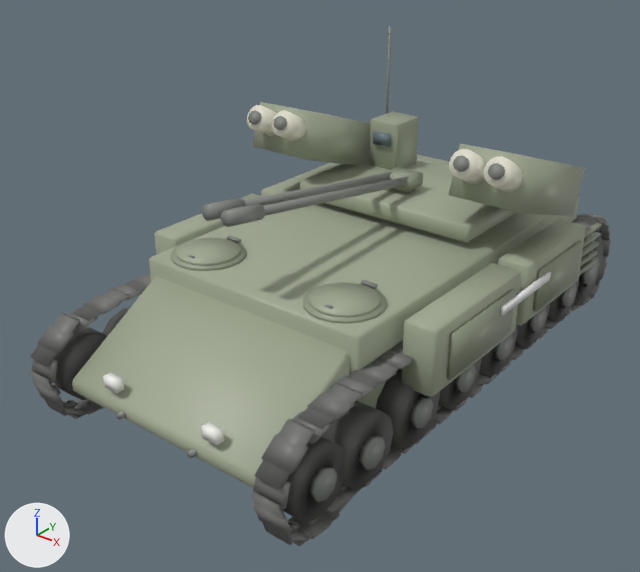
Two versions of the glTF model assets/models/ecc/bmpt.glb, one commit apart.
The view is the same before and after, from a 50 mm lens placed at (1.79, -2.47, 1.74), pointed at (-0.05, -0.17, 0.32). The axes (+X, +Y, +Z) are drawn at lower left. The lights are the same throughout. The first picture is the older version. Where no turn or scale is listed for an object, it has been applied to the vertices. Vertices at exactly the same position are counted once.

The scene before the commit, as lines of its bpy script (objects in view):
```python
me_hull = bpy.data.meshes.new('Hull')
me_hull.from_pydata(...)  # 1476 vertices, 2604 faces; spans x -0.64..0.64, y -1.04..1.07, z 0.0..0.5
me_hull.materials.append(mat_defaultmaterial)
me_tracks = bpy.data.meshes.new('Tracks')
me_tracks.from_pydata(...)  # 1472 vertices, 2208 faces; spans x -0.55..0.55, y -1.08..1.11, z -0.01..0.38
me_tracks.materials.append(mat_defaultmaterial_001)
me_tracksfar = bpy.data.meshes.new('TracksFar')
me_tracksfar.from_pydata(...)  # 368 vertices, 552 faces; spans x -0.55..0.55, y -1.09..1.12, z -0.01..0.38
me_tracksfar.materials.append(mat_defaultmaterial_002)
me_turret = bpy.data.meshes.new('Turret')
me_turret.from_pydata(...)  # 300 vertices, 540 faces; spans x -0.6..0.6, y -0.377..0.27, z 0.005..0.62
me_turret.materials.append(mat_defaultmaterial_004)
ob_hull = bpy.data.objects.new('Hull', me_hull)
ob_hull.location = (0.0, 0.0, 0.0)
ob_tracks = bpy.data.objects.new('Tracks', me_tracks)
ob_tracks.location = (0.0, 0.0, 0.0)
ob_tracksfar = bpy.data.objects.new('TracksFar', me_tracksfar)
ob_tracksfar.location = (0.0, 0.0, 0.0)
ob_turret = bpy.data.objects.new('Turret', me_turret)
ob_turret.location = (0.0, 0.38, 0.5)
# also in view: 'BarrelMesh' at (0.0, -0.2, 0.7)
```
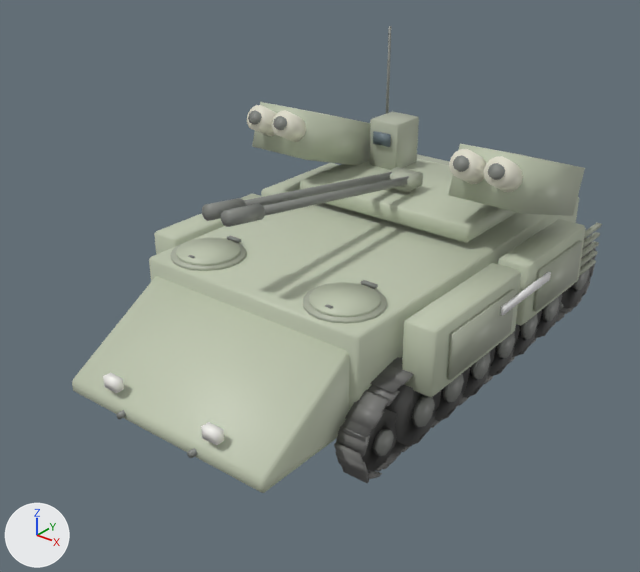
What changed in the scene script:
```text
Change me_hull:
    remove me_hull.from_pydata(...)  # 1476 vertices, 2604 faces; spans x -0.64..0.64, y -1.04..1.07, z 0.0..0.5
    add me_hull.from_pydata(...)  # 1468 vertices, 2588 faces; spans x -0.64..0.64, y -1.04..1.03, z 0.02..0.5
    me_hull part 1: 359 vertices moved from x -0.57..-0.45, y -1.02..1.07, z 0.0..0.34 to x -0.57..-0.45, y -0.7..0.96, z 0.02..0.34; 40 vertices removed from x -0.57..-0.45, y -0.84..0.53, z 0.02..0.27; 36 vertices added at x -0.57..-0.45, y -0.34..0.39, z 0.02..0.27
    me_hull part 2: 275 vertices moved from x 0.45..0.57, y -1.02..1.05, z 0.02..0.32 to x 0.45..0.57, y -0.7..0.94, z 0.02..0.32; 60 vertices removed from x 0.45..0.57, y -0.96..0.95, z 0.02..0.28; 64 vertices added at x 0.45..0.57, y -0.6..0.86, z 0.02..0.27
    me_hull part 3: 766 kept faces spanning x -0.64..0.64, y -1.02..1.0, z 0.11..0.5 get new vertex colours; the middle colour goes from grey #a0a891 to light grey #bec6af
    other edits to the shape of me_hull do not show in these pictures
Change me_tracks:
    remove me_tracks.from_pydata(...)  # 1472 vertices, 2208 faces; spans x -0.55..0.55, y -1.08..1.11, z -0.01..0.38
    add me_tracks.from_pydata(...)  # 1376 vertices, 2064 faces; spans x -0.55..0.55, y -0.72..0.96, z 0.02..0.33
    me_tracks part 4: the loose piece of 8 vertices spanning x 0.45..0.55, y -0.28..-0.19, z 0.02..0.04 is moved by (0.0, -0.05, 0.01)
    me_tracks part 5: the loose piece of 8 vertices spanning x 0.45..0.55, y -0.38..-0.3, z 0.03 is moved by (0.0, 0.23, 0.01)
    me_tracks part 6: the loose piece of 8 vertices spanning x 0.49..0.51, y 0.05..0.09, z 0.04..0.06 is scaled about its middle by (3.85, 1.63, 0.556), then moved by (0.0, -0.01, -0.01)
    me_tracks part 7: the loose piece of 8 vertices spanning x 0.45..0.55, y 0.14..0.23, z 0.02..0.04 is moved by (0.0, 0.05, 0.01)
    me_tracks part 8: the loose piece of 8 vertices spanning x 0.45..0.55, y 0.25..0.33, z 0.03 is scaled about its middle by (0.21, 0.403, 1.52), then moved by (0.0, -0.07, 0.01)
    me_tracks part 9: the loose piece of 8 vertices spanning x 0.45..0.55, y 0.77..0.86, z 0.02..0.03 is moved by (0.0, -0.15, 0.01)
    me_tracks part 10: 122 loose pieces with 976 vertices, spanning x -0.55..0.55, y -1.08..1.11, z -0.01..0.38, are deleted
    me_tracks part 11: 10 vertices moved within x 0.45..0.55, y -0.63..0.48, z 0.03..0.04; 84 vertices removed from x 0.45..0.55, y -0.67..0.65, z 0.02..0.06; 532 vertices added at x 0.45..0.55, y -0.72..0.96, z 0.02..0.33
    other edits to the shape of me_tracks do not show in these pictures
Change me_tracksfar:
    remove me_tracksfar.from_pydata(...)  # 368 vertices, 552 faces; spans x -0.55..0.55, y -1.09..1.12, z -0.01..0.38
    add me_tracksfar.from_pydata(...)  # 352 vertices, 528 faces; spans x -0.55..0.55, y -0.73..0.96, z 0.02..0.34
    me_tracksfar part 12: the loose piece of 8 vertices spanning x 0.46..0.55, y -0.43..-0.25, z 0.03 is scaled about its middle by (1, 0.819, 0.648), then moved by (0.0, -0.2, 0.01)
    me_tracksfar part 13: the loose piece of 8 vertices spanning x 0.46..0.55, y 0.2..0.38, z 0.03 is scaled about its middle by (1, 0.819, 1.5), then moved by (0.0, -0.14, 0.01)
    me_tracksfar part 14: the loose piece of 8 vertices spanning x 0.46..0.55, y 0.62..0.8, z 0.03 is scaled about its middle by (1, 0.822, -0.181), then moved by (0.0, -0.05, 0.01)
    me_tracksfar part 15: the loose piece of 8 vertices spanning x 0.45..0.55, y 1.04..1.12, z 0.02..0.18 is scaled about its middle by (1, 1.91, 0.22), then moved by (0.0, -0.24, -0.06)
    me_tracksfar part 16: the loose piece of 8 vertices spanning x 0.45..0.55, y 1.0..1.12, z 0.23..0.37 is scaled about its middle by (1, -0.217, 1), then moved by (0.0, -0.11, -0.14)
    me_tracksfar part 17: the loose piece of 8 vertices spanning x 0.45..0.55, y 0.78..0.97, z 0.37..0.38 is turned -33.8 degrees about the x axis through its middle and scaled by 0.845, then moved by (0.0, 0.01, -0.07)
    me_tracksfar part 18: the loose piece of 8 vertices spanning x 0.45..0.55, y -0.48..-0.29, z 0.36 is scaled about its middle by (1, 0.819, 1.54), then moved by (0.0, 0.25, -0.06)
    me_tracksfar part 19: 10 loose pieces with 80 vertices, spanning x -0.55..0.55, y -1.09..-0.5, z -0.01..0.36, are deleted
    me_tracksfar part 20: 2 vertices moved within x 0.45..0.55, y -0.45, z 0.03; 14 vertices removed from x 0.45..0.55, y -0.85..-0.47, z 0.02..0.04; 46 vertices added at x 0.45..0.55, y -0.73..-0.23, z 0.02..0.31
    other edits to the shape of me_tracksfar do not show in these pictures
```

Boxes [x1, y1, x2, y2] around the edits, measured in the pictures (640 x 572 px; the box of a moved part takes in the faces that stretch with it):
'Hull', reshaped (8% shorter): before [54, 154, 603, 523]; after [72, 154, 602, 493]
'Tracks', reshaped (mostly hidden): before [32, 215, 611, 542]; after [335, 239, 596, 479]
'TracksFar', reshaped (mostly hidden): before [29, 213, 610, 547]; after [334, 237, 595, 483]
part 1 of me_hull, moved or reshaped (not visible afterwards): before [54, 307, 131, 400]
part 2 of me_hull, moved or reshaped: before [283, 236, 603, 523]; after [362, 244, 593, 471]
part 3 of me_hull, recoloured (grey to light grey): [72, 154, 602, 488] in both
part 4 of me_tracks, moved or reshaped: before [434, 407, 453, 425]; after [431, 417, 444, 428]
part 5 of me_tracks, moved or reshaped: before [422, 423, 436, 439]; after [459, 396, 469, 406]
part 6 of me_tracks, moved or reshaped (not visible before): after [484, 374, 493, 384]
part 7 of me_tracks, moved or reshaped: before [500, 363, 510, 372]; after [507, 357, 515, 364]
part 8 of me_tracks, moved or reshaped (not visible afterwards): before [510, 349, 524, 360]
part 9 of me_tracks, moved or reshaped: before [571, 304, 580, 311]; after [555, 314, 564, 322]
part 10 of me_tracks, deleted: before [32, 215, 611, 542]
part 11 of me_tracks, cut back (mostly hidden): before [384, 321, 559, 470]; after [335, 239, 596, 479]
part 12 of me_tracksfar, moved or reshaped (mostly hidden before): before [432, 418, 439, 424]; after [376, 442, 407, 472]
part 13 of me_tracksfar, moved or reshaped (not visible afterwards): before [508, 346, 525, 363]
part 14 of me_tracksfar, moved or reshaped: before [547, 307, 574, 323]; after [553, 312, 566, 324]
part 15 of me_tracksfar, moved or reshaped (not visible afterwards): before [595, 255, 607, 285]
part 16 of me_tracksfar, moved or reshaped (mostly hidden afterwards): before [584, 213, 610, 240]; after [588, 257, 595, 282]
part 17 of me_tracksfar, moved or reshaped (not visible afterwards): before [577, 214, 601, 231]
part 18 of me_tracksfar, moved or reshaped (not visible afterwards): before [390, 346, 413, 359]
part 19 of me_tracksfar, deleted: before [29, 274, 399, 547]
part 20 of me_tracksfar, cut back: before [326, 444, 404, 514]; after [334, 357, 433, 483]
